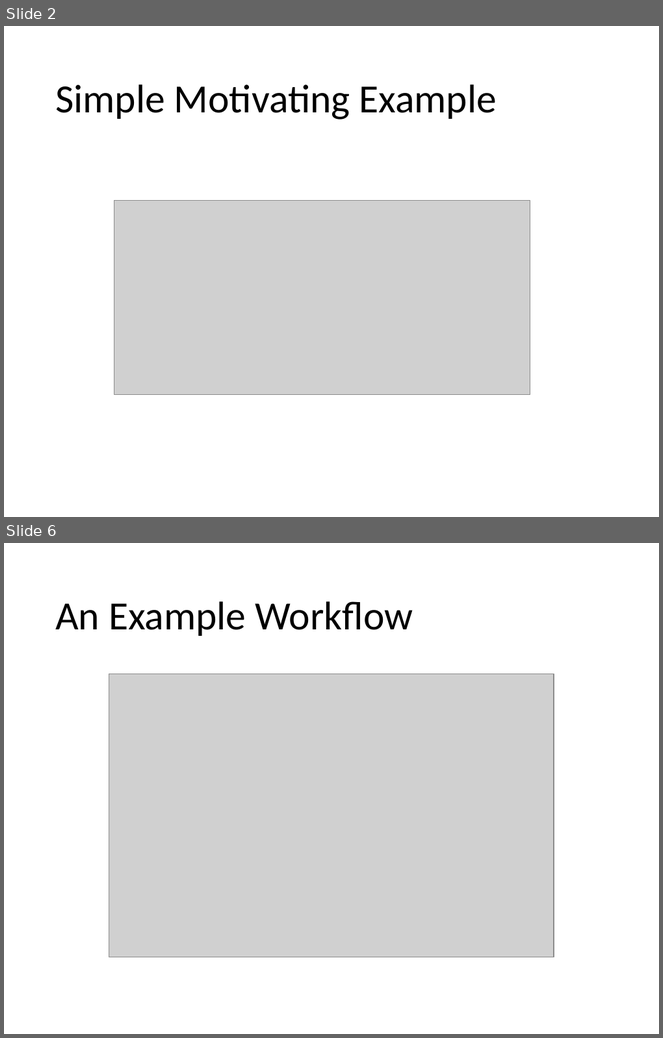
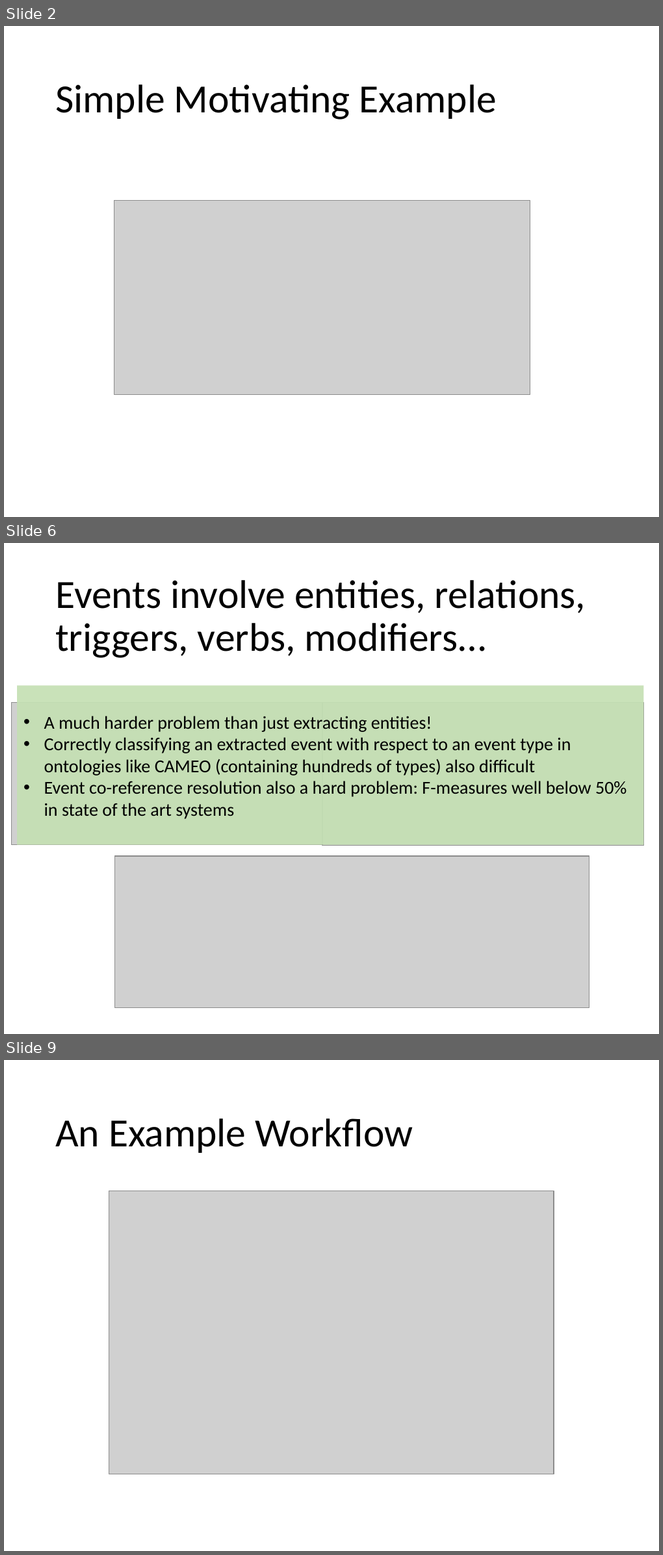
Before and after one commit to evhart/smasac-tutorial, a slide deck: slides/pptx/5-event-extraction.pptx. Shown one above the other, each under a label of ours: slides 2 and 6 before the commit, slides 2, 6 and 9 after it; the slides between them are not shown. The pictures are 663x1038 and 663x1555 pixels, drawn with LibreOffice and Linux fonts; fonts in the diff are those of the drawing; grey boxes stand for pictures. Boxes give left, top, right and bottom in pixels: in the first picture for what was removed or moved away, otherwise in the second. Text is boxed around its words. In the diff, an @@ line names an element or a change of style, - is before the commit and + after.

Commit message:
minor changes to event extraction slides

```diff
--- a/slides/pptx/5-event-extraction.pptx
+++ b/slides/pptx/5-event-extraction.pptx
@@ slide 6 added at [4, 543, 659, 1034], background #FFFFFF @@
@@ title added at [55, 580, 586, 658], 44 pt, text #000000 @@
+Events involve entities, relations, triggers, verbs, modifiers…
@@ rectangle added at [17, 686, 644, 845], fill #C5E0B4 at 93% opacity, 20 pt, text #000000 @@
+• A much harder problem than just extracting entities!
+• Correctly classifying an extracted event with respect to an event type in ontologies like CAMEO (containing hundreds of types) also difficult
+• Event co-reference resolution also a hard problem: F-measures well below 50% in state of the art systems
@@ picture added at [11, 702, 322, 845] @@
@@ picture added at [322, 702, 644, 845] @@
@@ picture added at [114, 856, 589, 1008] @@
@@ what was slide 6 is now slide 9 @@
```
Also in this commit, not shown: 5 slides changed, 4 other slides added, 1 slide removed.
